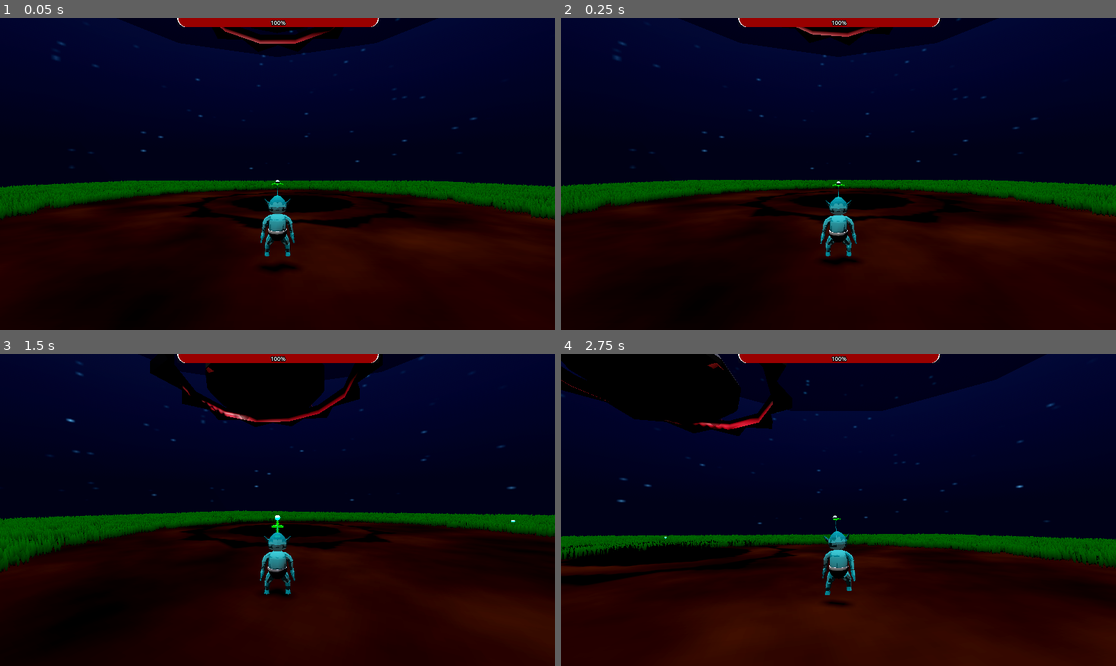
Above: before the commit, frames 1-4 (two rows, left to right).
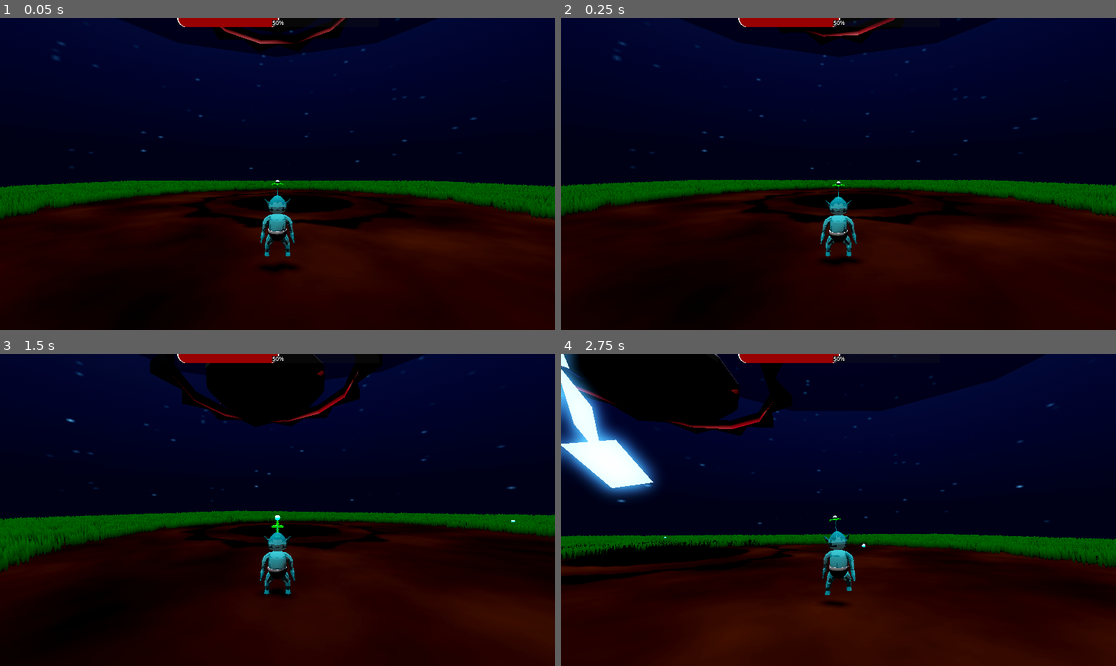
Above: after the commit, the same moments.

Repository: Mushroom-Queen/AlienBaby
Game: Godot game, scene res://level.tscn
Two runs of this game, one before a commit and one after it. Both use one fixed random seed, a clock stepped at 60 frames per second and the inputs below.
Inputs (mouse positions are in pixels of both pictures, inside the frame that each line leads up to):
- Up to frame 1 (0.05 s): no input
- Up to frame 2 (0.25 s): no input
- Up to frame 3 (1.5 s): move the mouse to (305, 510) at 0.52 s; hold W (forward) from 0.53 s (still down); click (305, 510) at 0.6 s; move the mouse to (249, 510) at 1.27 s; click (249, 510) at 1.35 s
- Up to frame 4 (2.75 s): keep holding W (forward); move the mouse to (849, 503) at 2.02 s; tap Space (roll) at 2.1 s; click (849, 503) at 2.3 s

The runs differ from the first frame. In frame 1, 0.7% of the frame differs, in the area x 33-69%, y 0-68%; in frame 2, 1.4%; in frame 3, 0.9%; in frame 4, 6.3%, in the area x 0-100%, y 0-75%.

Commit message:
Init meteor shower

Diff:
--- a/enemy_boss_ship.gd
+++ b/enemy_boss_ship.gd
@@ -16,7 +16,7 @@
 var can_shoot := true
 var shoot_timer := 0.0
 var current_bolt = null
-var life = 100
+var life = 50
 
 # Lightning bolt specific constants
 const SEGMENTS = 6  # Number of segments in the lightning bolt
@@ -55,10 +55,18 @@
 const ORIENTATION_THRESHOLD = 0.01
 const UPRIGHT_FORCE = 150.0
 
+# Meteor shower specific constants
+const SHOWER_HEIGHT = 15.0
+const SHOWER_TRANSITION_SPEED = 2.0
+const SHOWER_DURATION = 8.0
+const SHOWER_COOLDOWN = 20.0
+const SHOWER_MIN_STATE_TIME = 2.0
+
 enum {
 	CIRCLING,
 	PREPARING_CHARGE,
-	CHARGING
+	CHARGING,
+	METEOR_SHOWER
 }
 
 # Existing variables
@@ -80,6 +88,10 @@
 var charge_target: Vector3
 var charge_start_pos: Vector3
 var charge_height_current = 0.0
+var shower_timer = 0.0
+var previous_state = CIRCLING
+var shower_cooldown_timer = 0.0
+var can_shower = true
 
 func _ready() -> void:
 	axis_lock_angular_x = true
@@ -111,10 +123,20 @@
 	if can_shoot:
 		shoot_timer += delta
 
+	# Only update shower cooldown when not in meteor shower mode
+	if not can_shower and current_state != METEOR_SHOWER:
+		shower_cooldown_timer += delta
+		if shower_cooldown_timer >= SHOWER_COOLDOWN:
+			can_shower = true
+
 	match current_state:
 		CIRCLING:
 			if state_timer >= CIRCLING_TIME:
-				start_charge_attack()
+				# If health is low and shower is available, chance to do shower instead of charge
+				if life <= 50 and can_shower:
+					start_meteor_shower()
+				else:
+					start_charge_attack()
 			else:
 				stabilize_orientation(delta)
 				apply_hover_force()
@@ -134,11 +156,13 @@
 			apply_hover_force(0.5)
 			execute_charge(delta)
 
+		METEOR_SHOWER:
+			execute_meteor_shower(delta)
+
 	if rim is Area3D and rim.has_overlapping_bodies():
 		if player in rim.get_overlapping_bodies():
 			push_player()
 			player.hurt()
-
 func attempt_shoot() -> void:
 	if not can_shoot or not player or shoot_timer < SHOOT_COOLDOWN:
 		return
@@ -380,6 +404,56 @@
 		state_timer = 0.0
 		pick_new_flight_parameters()
 
+
+func execute_meteor_shower(delta: float) -> void:
+	stabilize_orientation(delta)
+
+	# Move to shower height
+	var target_height = initial_height + SHOWER_HEIGHT
+	var height_diff = target_height - global_position.y
+
+
+	if abs(height_diff) > 0.1:
+		# Moving to position
+		var hover_force = Vector3.UP * height_diff * HOVER_FORCE * SHOWER_TRANSITION_SPEED
+		apply_force(hover_force)
+		linear_velocity.y *= DAMPING
+	else:
+		# In position, start/continue shower
+		if shower_timer == 0.0:
+			world.shower()  # Start the shower when we reach position
+		shower_timer += delta
+		var hover_force = Vector3.UP * height_diff * HOVER_FORCE * SHOWER_TRANSITION_SPEED
+		apply_force(hover_force)
+		if shower_timer >= SHOWER_DURATION:
+			end_meteor_shower()
+
+
+func start_meteor_shower() -> void:
+	previous_state = current_state
+	current_state = METEOR_SHOWER
+	state_timer = 0.0
+	shower_timer = 0.0
+	can_shower = false
+	shower_cooldown_timer = 0.0
+	linear_velocity = Vector3.ZERO
+
+
+func end_meteor_shower() -> void:
+	world.end_shower()  # End the shower effect
+	can_shower = false  # Start cooldown
+	shower_cooldown_timer = 0.0
+
+	# Randomly decide to do charge or go back to circling
+	if randf() > 0.5:
+		current_state = PREPARING_CHARGE
+		state_timer = 0.0
+		start_charge_attack()
+	else:
+		current_state = CIRCLING
+		state_timer = 0.0
+		pick_new_flight_parameters()
+
 func stabilize_orientation(delta: float) -> void:
 	var current_up = transform.basis.y.normalized()
 	var up_alignment = current_up.dot(Vector3.UP)
@@ -403,7 +477,7 @@
 		target_basis.z = -target_forward
 
 		var target_transform = Transform3D(target_basis, global_position)
-		transform = transform.interpolate_with(target_transform, ROTATION_INTERPOLATION)
+		#transform = transform.interpolate_with(target_transform, ROTATION_INTERPOLATION)
 
 	angular_velocity *= ROTATION_DAMPING
 
@@ -426,6 +500,8 @@
 			target_height += CHARGE_HEIGHT
 			if global_position.y > target_height:
 				apply_force(Vector3.DOWN * HOVER_FORCE * 2.0 * multiplier)
+		METEOR_SHOWER:
+			target_height += SHOWER_HEIGHT
 
 	var height_diff = target_height - global_position.y
 	var hover_force = Vector3.UP * height_diff * HOVER_FORCE * multiplier
--- a/laser.gd
+++ b/laser.gd
@@ -14,7 +14,7 @@
 const FIRE_RATE := 0.5  # 2 shots per second (1/2 = 0.5 seconds between shots)
 
 func _ready():
-	world = find_world(get_tree().root)
+	world = find_world()
 	player = world.get_node_or_null("player")
 	boss = world.get_node_or_null("ship")
 	if player:
@@ -23,7 +23,7 @@
 			ray.add_exception(player)
 	mesh.visible = false
 
-func find_world(node) -> Node:
+func find_world(node=get_tree().root) -> Node:
 	if node.name.to_lower() == "world":
 		return node
 	for child in node.get_children():
--- /dev/null
+++ b/level.gd
@@ -0,0 +1,249 @@
+extends Node3D
+
+var world: Node
+var player
+var active_meteors = {}  # Changed to dictionary to track meteor->warning pairs
+const METEOR_FORCE = 20.0
+const WARNING_TIME = 1.2
+const SPAWN_INTERVAL = 1.0  # Explicit float
+const SPAWN_HEIGHT = 10.0
+var next_spawn_time = 0.0  # Changed from spawn_timer
+var is_showering = false
+
+class WarningIndicator extends Node3D:
+	var time_left: float
+	var cylinder: CSGCylinder3D
+
+	func _init():
+		cylinder = CSGCylinder3D.new()
+		cylinder.radius = .7
+		cylinder.height = 0.1
+		cylinder.sides = 16
+		add_child(cylinder)
+
+		var mat = StandardMaterial3D.new()
+		mat.albedo_color = Color(1, 0, 0, 0.5)
+		mat.emission_enabled = true
+		mat.emission = Color(1, 0, 0)
+		mat.emission_energy_multiplier = 2.0
+		mat.transparency = BaseMaterial3D.TRANSPARENCY_ALPHA
+		cylinder.material = mat
+
+func _ready() -> void:
+	print("World _ready called")
+	world = find_world()
+	player = world.get_node_or_null("player")
+	print("World ready - Found player: ", player != null)
+
+func _process(delta: float) -> void:
+	if is_showering:
+		var current_time = Time.get_ticks_msec() / 1000.0
+		if current_time >= next_spawn_time:
+			print("Spawn timer triggered at time: ", current_time)
+			create_meteor()
+			next_spawn_time = current_time + SPAWN_INTERVAL
+
+	# Update warning indicators
+	var meteors_to_remove = []
+	for meteor in active_meteors:
+		var warning = active_meteors[meteor]
+		if not is_instance_valid(warning):
+			meteors_to_remove.append(meteor)
+			continue
+
+		warning.time_left -= delta
+		if warning.time_left <= 0:
+			warning.time_left = 999999  # Keep warning alive until impact
+			launch_meteor(warning, meteor)
+
+	# Clean up invalid meteors/warnings
+	for meteor in meteors_to_remove:
+		remove_meteor_and_warning(meteor)
+
+func shower():
+	print("Shower function called - Starting meteor shower")
+	is_showering = true
+	next_spawn_time = Time.get_ticks_msec() / 1000.0  # Start first spawn immediately
+
+func end_shower():
+	print("End shower function called - Stopping meteor shower")
+	is_showering = false
+	for meteor in active_meteors:
+		var warning = active_meteors[meteor]
+		if is_instance_valid(warning):
+			warning.queue_free()
+	active_meteors.clear()
+
+func create_meteor():
+	print("Creating meteor...")
+	if not player:
+		print("No player found, cannot create meteor")
+		return
+
+	print("Player position: ", player.global_position)
+
+	var target_pos = player.global_position
+	if player is RigidBody3D:
+		# Add some prediction based on player velocity
+		target_pos += player.linear_velocity * 2.0
+
+	# Create warning indicator
+	var warning = WarningIndicator.new()
+	warning.position = target_pos
+	warning.time_left = WARNING_TIME
+
+	print("Adding warning indicator to scene")
+	add_child(warning)
+
+	# Create placeholder meteor (initially without physics)
+	var meteor = Node3D.new()  # Changed from RigidBody3D
+	active_meteors[meteor] = warning
+	print("Warning indicators count: ", active_meteors.size())
+
+	# Animate warning
+	var tween = create_tween()
+	tween.tween_property(warning.cylinder.material, "emission_energy_multiplier", 4.0, 0.2)
+	tween.tween_property(warning.cylinder.material, "emission_energy_multiplier", 1.0, 0.2)
+	tween.set_loops()
+
+func launch_meteor(warning: WarningIndicator, placeholder: Node3D):
+	print("Launching meteor...")
+
+	# Create actual meteor
+	var meteor = RigidBody3D.new()
+	meteor.gravity_scale = 3.0  # Faster fall
+
+	print("Creating meteor mesh")
+	var mesh = CSGSphere3D.new()
+	mesh.radius = 1.0
+	var mat = StandardMaterial3D.new()
+	mat.albedo_color = Color(0.7, 0.2, 0.0)
+	mat.emission_enabled = true
+	mat.emission = Color(1, 0.4, 0.0)
+	mat.emission_energy_multiplier = 1.0
+	mesh.material = mat
+	meteor.add_child(mesh)
+
+	# Add collision
+	print("Adding collision shape")
+	var collision = CollisionShape3D.new()
+	var sphere_shape = SphereShape3D.new()
+	sphere_shape.radius = 1.0
+	collision.shape = sphere_shape
+	meteor.add_child(collision)
+
+	# Add damage area
+	var area = Area3D.new()
+	var area_collision = CollisionShape3D.new()
+	var area_shape = SphereShape3D.new()
+	area_shape.radius = 1.2
+	area_collision.shape = area_shape
+	area.add_child(area_collision)
+	meteor.add_child(area)
+
+	# Position meteor above warning
+	var spawn_pos = warning.position + Vector3(0, SPAWN_HEIGHT, 0)
+	meteor.position = spawn_pos
+	print("Meteor spawn position: ", spawn_pos)
+
+	# Connect signals
+	area.body_entered.connect(_on_meteor_hit.bind(meteor))
+	meteor.body_entered.connect(_on_meteor_collision.bind(meteor))
+
+	# Update tracking
+	active_meteors[meteor] = warning
+	active_meteors.erase(placeholder)
+	placeholder.queue_free()
+
+	add_child(meteor)
+
+	# Add trail effect
+	print("Adding particle trail")
+	var trail = GPUParticles3D.new()
+	var particle_material = ParticleProcessMaterial.new()
+	particle_material.emission_shape = ParticleProcessMaterial.EMISSION_SHAPE_POINT
+	particle_material.gravity = Vector3(0, -5, 0)
+	particle_material.initial_velocity_min = 2.0
+	particle_material.initial_velocity_max = 5.0
+	particle_material.scale_min = 0.3
+	particle_material.scale_max = 0.6
+	particle_material.color = Color(1, 0.5, 0)
+	trail.process_material = particle_material
+	trail.amount = 50
+	trail.lifetime = 0.8
+	meteor.add_child(trail)
+
+	# Safety cleanup after a while
+	var timer = get_tree().create_timer(5.0)
+	timer.timeout.connect(func():
+		if is_instance_valid(meteor):
+			print("Safety cleanup of old meteor")
+			remove_meteor_and_warning(meteor)
+	)
+
+func _on_meteor_collision(body: Node3D, meteor: RigidBody3D) -> void:
+	if not is_instance_valid(meteor) or not (meteor in active_meteors):
+		return
+
+	# Check if this is a ground collision
+	if body.is_in_group("ground") or body.get_parent().is_in_group("ground"):
+		print("Meteor hit ground")
+		remove_meteor_and_warning(meteor)
+
+func _on_meteor_hit(body: Node3D, meteor: RigidBody3D) -> void:
+	print("Meteor hit detected with body: ", body.name)
+	if not is_instance_valid(meteor) or not is_instance_valid(body) or not (meteor in active_meteors):
+		return
+
+	if body == player:
+		print("Meteor hit player!")
+		# Calculate push direction
+		var push_dir = (player.global_position - meteor.global_position).normalized()
+		push_dir.y = 0.5  # Add some upward force
+		player.apply_impulse(push_dir * METEOR_FORCE)
+		player.hurt()
+
+		# Create impact effect
+		print("Creating impact effect")
+		var impact = GPUParticles3D.new()
+		var particle_material = ParticleProcessMaterial.new()
+		particle_material.emission_shape = ParticleProcessMaterial.EMISSION_SHAPE_SPHERE
+		particle_material.emission_sphere_radius = 1.0
+		particle_material.gravity = Vector3(0, -10, 0)
+		particle_material.initial_velocity_min = 8.0
+		particle_material.initial_velocity_max = 15.0
+		particle_material.scale_min = 0.5
+		particle_material.scale_max = 1.0
+		particle_material.color = Color(1, 0.3, 0)
+		impact.process_material = particle_material
+		impact.amount = 50
+		impact.lifetime = 0.7
+		impact.one_shot = true
+		impact.global_position = meteor.global_position
+		add_child(impact)
+
+		# Remove impact after it's done
+		var timer = get_tree().create_timer(impact.lifetime)
+		timer.timeout.connect(func(): impact.queue_free())
+
+		remove_meteor_and_warning(meteor)
+		print("Meteor removed after player hit")
+
+func remove_meteor_and_warning(meteor: Node3D) -> void:
+	if meteor in active_meteors:
+		var warning = active_meteors[meteor]
+		if is_instance_valid(warning):
+			warning.queue_free()
+		active_meteors.erase(meteor)
+
+		if is_instance_valid(meteor):
+			meteor.queue_free()
+
+func find_world(node=get_tree().root) -> Node:
+	if node.name.to_lower() == "world":
+		return node
+	for child in node.get_children():
+		var found = find_world(child)
+		if found:
+			return found
+	return null
--- a/level.tscn
+++ b/level.tscn
@@ -1,6 +1,7 @@
-[gd_scene load_steps=20 format=3 uid="uid://bbifcfy8xulk7"]
+[gd_scene load_steps=21 format=3 uid="uid://bbifcfy8xulk7"]
 
 [ext_resource type="PackedScene" uid="uid://dqmsn6rv6ppgx" path="res://player.tscn" id="1_55w0c"]
+[ext_resource type="Script" path="res://level.gd" id="1_rsrvi"]
 [ext_resource type="PackedScene" uid="uid://cj2gr1pk6ycu6" path="res://ground_grass_import.tscn" id="2_jx0al"]
 [ext_resource type="PackedScene" uid="uid://div2thil5r16p" path="res://ground_dirt_import.tscn" id="3_urap5"]
 [ext_resource type="Material" uid="uid://b28s1xvhvila8" path="res://materials/out_of_bounds.tres" id="4_yvq0c"]
@@ -68,6 +69,7 @@
 height = 0.001
 
 [node name="world" type="Node3D"]
+script = ExtResource("1_rsrvi")
 
 [node name="WorldEnvironment" type="WorldEnvironment" parent="."]
 environment = SubResource("Environment_nxuck")
Not shown, added: blender/corn.blend.import
Not shown, added: corn.glb.import
Not shown, added: ground_corn.glb.import
